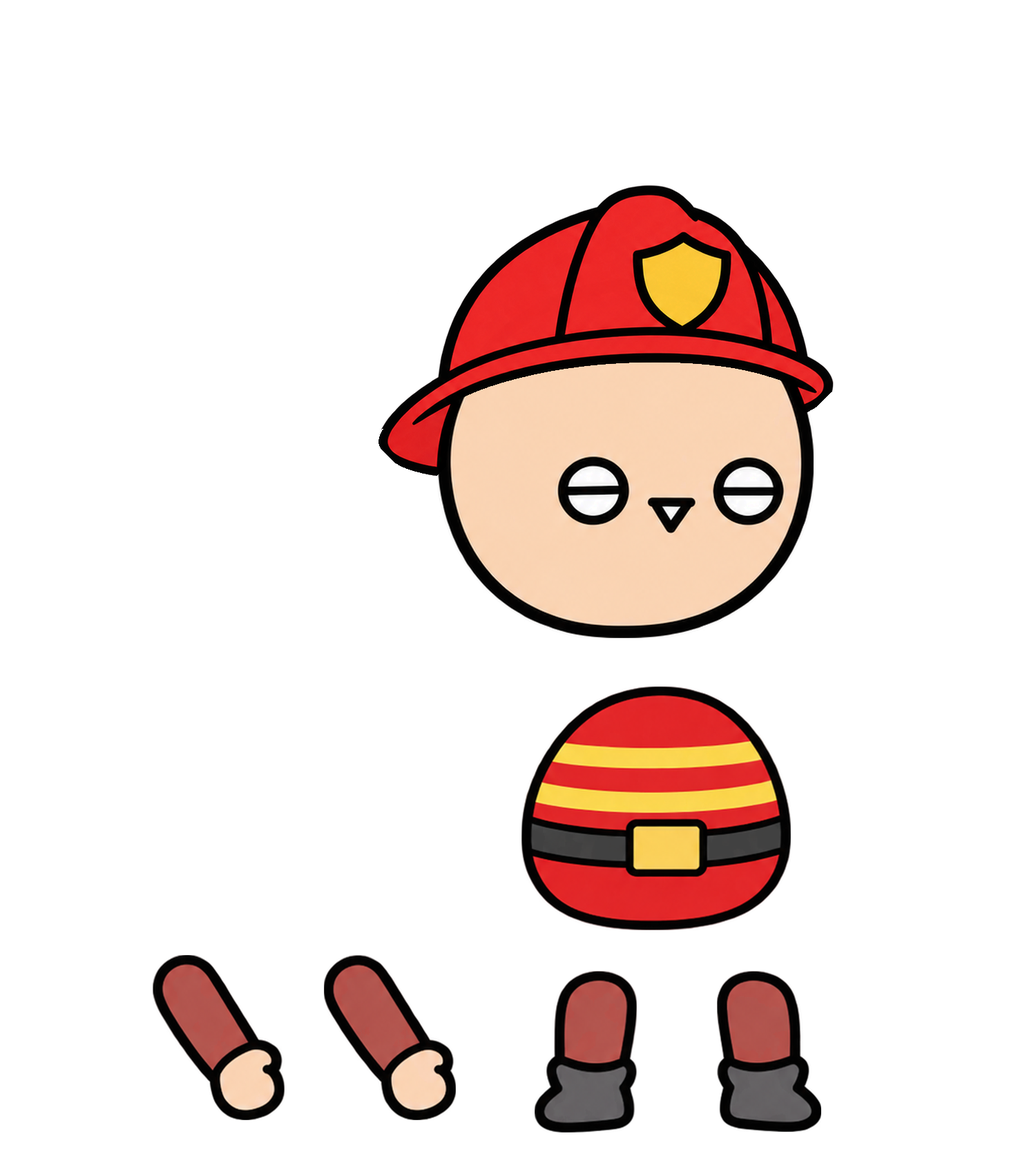
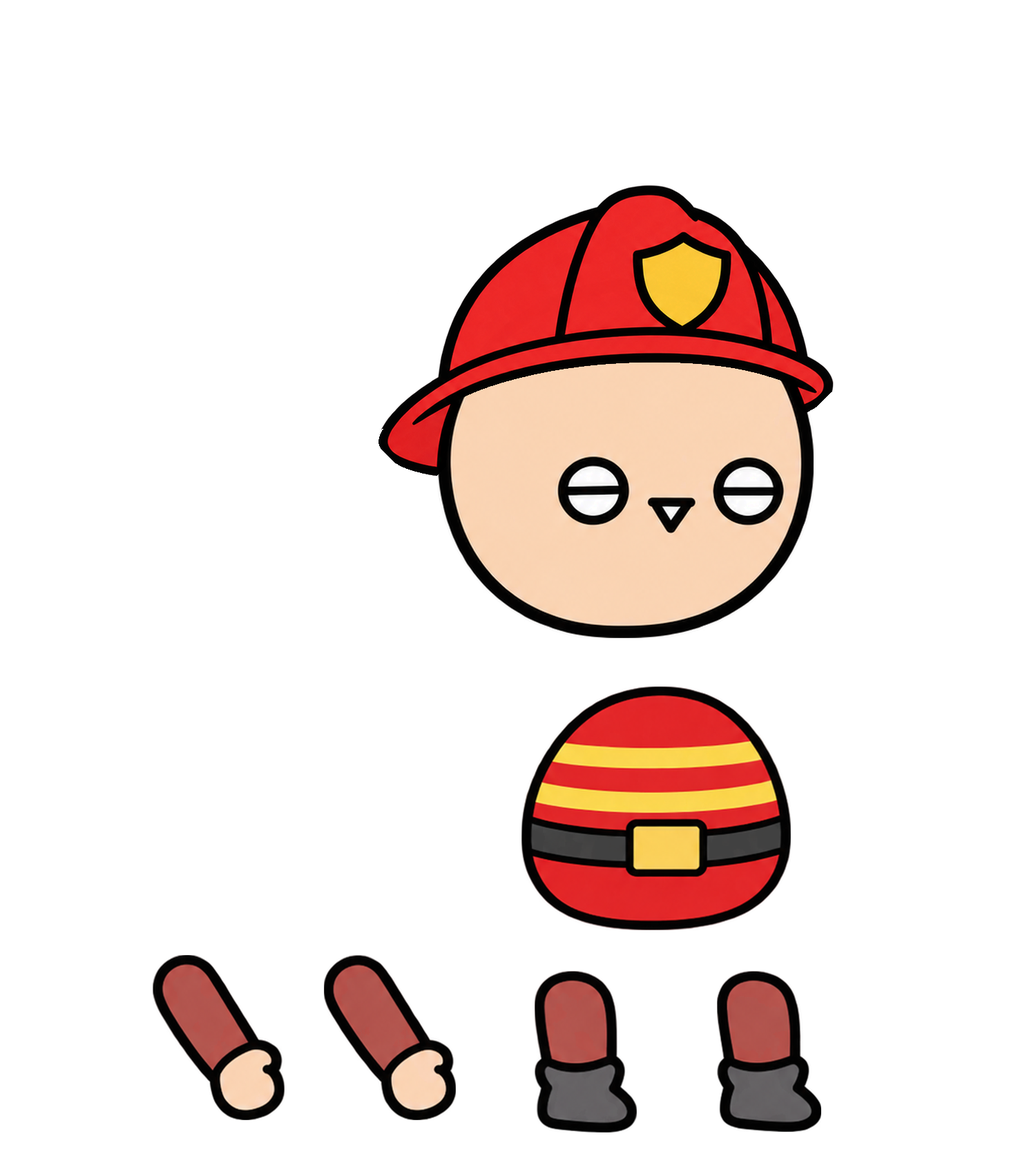
Layered file, before and after one edit (1036×1174). Changes by layer:
painted on "다리1" over [534, 970, 637, 1133]
